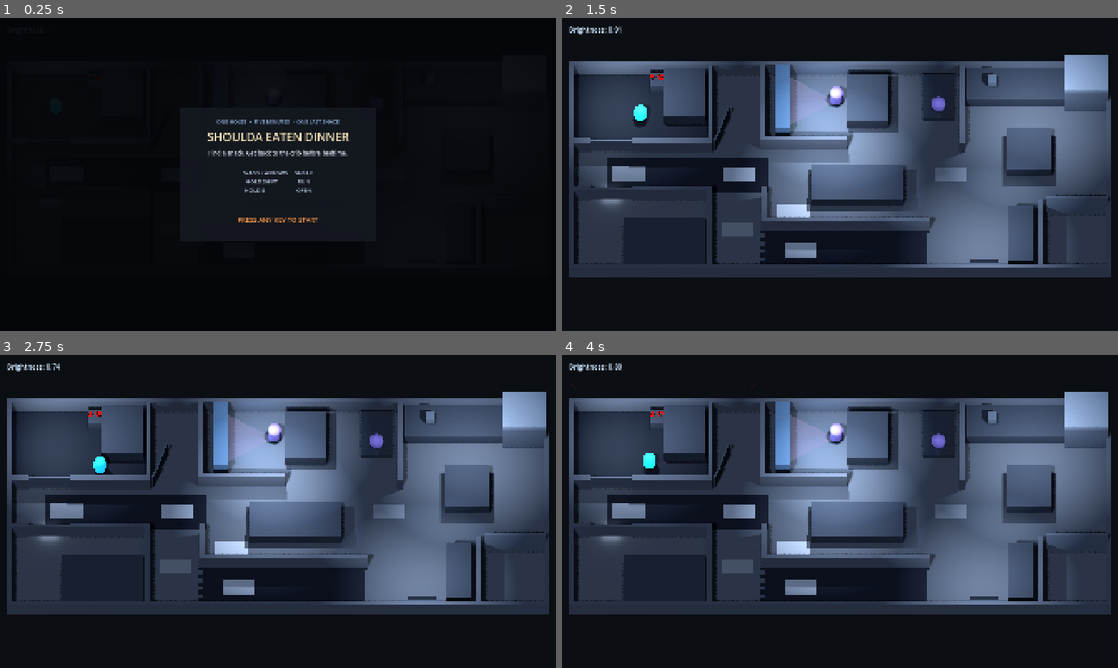
Above: before the commit, frames 1-4 (two rows, left to right).
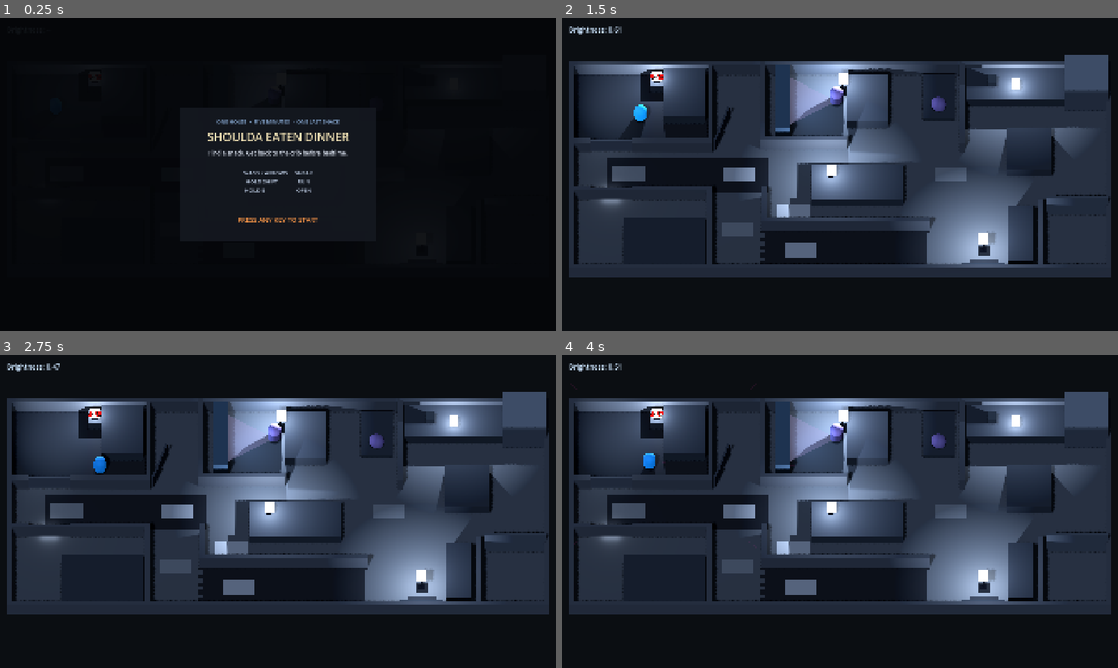
Above: after the commit, the same moments.

Repository: mrglass86/gmtk-gamejam-2026
Game: Godot game, scene res://scenes/Main.tscn
Two runs of this game, one before a commit and one after it. Both use one fixed random seed, a clock stepped at 60 frames per second and the inputs below.
Inputs (mouse positions are in pixels of both pictures, inside the frame that each line leads up to):
- Up to frame 1 (0.25 s): no input
- Up to frame 2 (1.5 s): tap Enter at 0.5 s; move the mouse to (962, 158) at 0.52 s; hold D (move_right) 0.53-1.28 s; hold E (interact) 0.53-1.28 s; click (962, 158) at 0.67 s; tap Space at 0.77 s; move the mouse to (728, 190) at 1.27 s; hold S (move_back) from 1.28 s (still down); tap Shift (run) at 1.35 s
- Up to frame 3 (2.75 s): tap Space at 1.52 s; move the mouse to (333, 442) at 2.02 s; release S (move_back) at 2.03 s; hold D (move_right) from 2.03 s (still down); hold E (interact) from 2.03 s (still down)
- Up to frame 4 (4 s): move the mouse to (812, 574) at 2.77 s; release D (move_right) at 2.78 s; release E (interact) at 2.78 s; hold W (move_forward) 2.78-3.53 s; tap Shift (run) at 2.85 s; click (812, 574) at 2.92 s; tap Space at 3.02, 3.77 s; move the mouse to (1006, 558) at 3.52 s; hold A (move_left) from 3.53 s (still down); hold E (interact) from 3.53 s (still down)

The runs differ from the first frame. In frame 2, 23% of the frame differs, in the area x 1-99%, y 2-80%; in frame 3, 23%; in frame 4, 23%.

Commit message:
Add practical light fixtures

Diff:
--- a/game/scenes/Main.tscn
+++ b/game/scenes/Main.tscn
@@ -23,7 +23,7 @@
 background_color = Color(0.045, 0.055, 0.07, 1)
 ambient_light_source = 3
 ambient_light_color = Color(0.38, 0.42, 0.5, 1)
-ambient_light_energy = 0.12
+ambient_light_energy = 0.08
 tonemap_mode = 2
 
 [sub_resource type="NavigationMesh" id="NavigationMesh_static"]
--- a/game/scripts/LevelBuilder.gd
+++ b/game/scripts/LevelBuilder.gd
@@ -12,7 +12,15 @@
 @export var failsafe_floor_size: Vector2 = Vector2(30.0, 12.8)
 @export var prop_height: float = 0.8
 @export var lamp_energy: float = 2.0
-@export var lamp_range: float = 7.0
+@export_range(5.5, 6.0) var lamp_range: float = 5.8
+
+@export_group("Practical Light Fixtures")
+@export var fixture_stand_color: Color = Color("#3c4654")
+@export var fixture_glow_color: Color = Color("#dce9ff")
+@export var fixture_emission_energy: float = 1.35
+@export var fixture_base_size: Vector3 = Vector3(0.34, 0.08, 0.34)
+@export var fixture_pole_width: float = 0.07
+@export var fixture_shade_size: Vector3 = Vector3(0.54, 0.28, 0.54)
 
 @export_group("Ambient Masking")
 @export var tv_mask_radius: float = 3.2
@@ -101,11 +109,41 @@
 
 
 func _build_lights() -> void:
-	_add_omni("KidLampVisual", "bedroom", Vector3(-11.1, 4.0, -3.9), 0.85)
-	_add_omni("LivingLampVisual", "living", Vector3(0.0, 4.0, -4.2), 0.9)
-	_add_omni("KitchenLampVisual", "kitchen", Vector3(10.5, 4.0, -3.0), 1.0)
-	_add_omni("MidLampVisual", "hall", Vector3(-0.5, 4.0, 0.5), 0.9)
-	_add_omni("AlcoveLampVisual", "hall", Vector3(8.0, 4.0, 4.8), 0.85)
+	_add_omni(
+		"KidLampVisual",
+		"bedroom",
+		Vector3(-10.2, 1.12, -5.6),
+		0.85,
+		0.72
+	)
+	_add_omni(
+		"LivingLampVisual",
+		"living",
+		Vector3(0.15, 1.48, -5.25),
+		0.9,
+		0.0
+	)
+	_add_omni(
+		"KitchenLampVisual",
+		"kitchen",
+		Vector3(9.8, 1.28, -5.05),
+		1.0,
+		0.92
+	)
+	_add_omni(
+		"MidLampVisual",
+		"hall",
+		Vector3(-0.5, 1.42, 0.5),
+		0.9,
+		0.0
+	)
+	_add_omni(
+		"AlcoveLampVisual",
+		"hall",
+		Vector3(8.0, 1.42, 4.8),
+		0.85,
+		0.0
+	)
 	_add_area_glow("TVGlow", Vector3(-2.75, 1.25, -4.1), Vector3(0.0, -90.0, 0.0), Color("#7ea5d8"))
 	_add_area_glow("WindowGlow", Vector3(-14.75, 2.4, -4.0), Vector3(0.0, -90.0, 0.0), Color("#c7d5e7"))
 	_add_area_glow("DoorStripGlow", Vector3(-12.75, 0.2, 1.3), Vector3(-90.0, 0.0, 0.0), Color("#d5dce8"))
@@ -227,16 +265,95 @@
 	add_child(hinge)
 
 
-func _add_omni(node_name: String, zone: String, position_value: Vector3, energy_scale: float) -> void:
+func _add_omni(
+	node_name: String,
+	zone: String,
+	position_value: Vector3,
+	energy_scale: float,
+	fixture_base_height: float
+) -> void:
+	var fixture: Node3D = Node3D.new()
+	fixture.name = node_name
+	fixture.position = Vector3(position_value.x, 0.0, position_value.z)
+	_add_fixture_visual(fixture, position_value.y, fixture_base_height)
+
 	var light: OmniLight3D = OmniLight3D.new()
-	light.name = node_name
-	light.position = position_value
+	light.name = "Light"
+	light.position = Vector3(0.0, position_value.y, 0.0)
 	light.light_color = Color("#d6e1f2")
 	light.light_energy = lamp_energy * energy_scale
 	light.omni_range = lamp_range
 	light.shadow_enabled = true
-	add_child(light)
-	LightSystem.register_light(node_name, zone, Vector3(position_value.x, 0.0, position_value.z), lamp_range)
+	fixture.add_child(light)
+	add_child(fixture)
+	LightSystem.register_light(
+		node_name,
+		zone,
+		Vector3(position_value.x, 0.0, position_value.z),
+		lamp_range
+	)
+
+
+func _add_fixture_visual(
+	fixture: Node3D,
+	source_height: float,
+	base_height: float
+) -> void:
+	var base_center_y: float = base_height + fixture_base_size.y * 0.5
+	_add_fixture_part(
+		fixture,
+		"Base",
+		Vector3(0.0, base_center_y, 0.0),
+		fixture_base_size,
+		fixture_stand_color,
+		false
+	)
+	var pole_bottom: float = base_height + fixture_base_size.y
+	var pole_height: float = maxf(
+		source_height - fixture_shade_size.y * 0.5 - pole_bottom,
+		0.08
+	)
+	_add_fixture_part(
+		fixture,
+		"Pole",
+		Vector3(0.0, pole_bottom + pole_height * 0.5, 0.0),
+		Vector3(fixture_pole_width, pole_height, fixture_pole_width),
+		fixture_stand_color,
+		false
+	)
+	_add_fixture_part(
+		fixture,
+		"Shade",
+		Vector3(0.0, source_height, 0.0),
+		fixture_shade_size,
+		fixture_glow_color,
+		true
+	)
+
+
+func _add_fixture_part(
+	parent: Node3D,
+	part_name: String,
+	local_position: Vector3,
+	dimensions: Vector3,
+	color: Color,
+	emissive: bool
+) -> void:
+	var mesh_instance: MeshInstance3D = MeshInstance3D.new()
+	mesh_instance.name = part_name
+	mesh_instance.position = local_position
+	var mesh: BoxMesh = BoxMesh.new()
+	mesh.size = dimensions
+	var material: StandardMaterial3D = StandardMaterial3D.new()
+	material.albedo_color = color
+	material.roughness = 0.75
+	if emissive:
+		material.emission_enabled = true
+		material.emission = fixture_glow_color
+		material.emission_energy_multiplier = fixture_emission_energy
+	mesh_instance.mesh = mesh
+	mesh_instance.material_override = material
+	parent.add_child(mesh_instance)
 
 
 func _add_area_glow(node_name: String, position_value: Vector3, rotation_degrees_value: Vector3, color: Color) -> void:
--- a/game/scripts/Main.gd
+++ b/game/scripts/Main.gd
@@ -61,6 +61,9 @@
 	if OS.get_cmdline_user_args().has("--verify-a8"):
 		_verify_a8_tuning()
 		return
+	if OS.get_cmdline_user_args().has("--verify-a9"):
+		_verify_a9_practical_lighting()
+		return
 	if OS.get_cmdline_user_args().has("--verify-audio"):
 		_verify_audio_pass()
 		return
@@ -82,7 +85,7 @@
 
 
 func _verify_light_system() -> void:
-	var bedroom_anchor: Vector3 = Vector3(-11.1, 0.0, -3.9)
+	var bedroom_anchor: Vector3 = Vector3(-10.2, 0.0, -5.6)
 	assert(is_equal_approx(LightSystem.get_brightness_at(bedroom_anchor), 1.0))
 	assert(is_zero_approx(LightSystem.get_brightness_at(Vector3(-30.0, 0.0, 0.0))))
 
@@ -750,6 +753,86 @@
 	get_tree().quit()
 
 
+func _verify_a9_practical_lighting() -> void:
+	var environment: Environment = ($WorldEnvironment as WorldEnvironment).environment
+	assert(is_equal_approx(environment.ambient_light_energy, 0.08))
+
+	var level: Node3D = $Level as Node3D
+	var configured_range: float = float(level.get("lamp_range"))
+	assert(configured_range >= 5.5 and configured_range <= 6.0)
+	var fixture_names: PackedStringArray = [
+		"KidLampVisual",
+		"LivingLampVisual",
+		"KitchenLampVisual",
+		"MidLampVisual",
+		"AlcoveLampVisual",
+	]
+	for fixture_name: String in fixture_names:
+		var fixture: Node3D = level.get_node(fixture_name) as Node3D
+		var fixture_light: OmniLight3D = fixture.get_node("Light") as OmniLight3D
+		assert(is_equal_approx(fixture_light.omni_range, configured_range))
+		var fixture_parts: Array[Node] = fixture.find_children(
+			"*",
+			"MeshInstance3D",
+			true,
+			false
+		)
+		assert(fixture_parts.size() == 3)
+		var shade: MeshInstance3D = fixture.get_node("Shade") as MeshInstance3D
+		var shade_material: StandardMaterial3D = (
+			shade.material_override as StandardMaterial3D
+		)
+		assert(shade_material.emission_enabled)
+		assert(shade_material.emission.b >= shade_material.emission.r)
+		assert(
+			is_equal_approx(
+				LightSystem.get_brightness_at(
+					Vector3(fixture.global_position.x, 0.0, fixture.global_position.z)
+				),
+				1.0
+			)
+		)
+
+	var phase_director: PhaseDirector = $PhaseDirector as PhaseDirector
+	phase_director.apply_phase(0)
+	var player: DinnerPlayer = $Player as DinnerPlayer
+	var capsule_material: StandardMaterial3D = player.get(
+		"_capsule_material"
+	) as StandardMaterial3D
+	player.global_position = Vector3(-10.2, 0.6, -5.6)
+	player.call("_update_capsule_readout")
+	var lit_brightness: float = LightSystem.get_brightness_at(
+		player.global_position
+	)
+	assert(lit_brightness > 0.85)
+	var lit_capsule_energy: float = capsule_material.emission_energy_multiplier
+	var brightness_readout: CanvasLayer = $BrightnessReadout as CanvasLayer
+	brightness_readout.call("_process", 0.11)
+	assert(
+		($BrightnessReadout/Label as Label).text
+		== "Brightness: %.2f" % lit_brightness
+	)
+
+	player.global_position = Vector3(-5.75, 0.6, -3.9)
+	player.call("_update_capsule_readout")
+	var pocket_brightness: float = LightSystem.get_brightness_at(
+		player.global_position
+	)
+	assert(pocket_brightness > 0.0 and pocket_brightness < 0.5)
+	assert(capsule_material.emission_energy_multiplier < lit_capsule_energy)
+	brightness_readout.call("_process", 0.11)
+	assert(
+		($BrightnessReadout/Label as Label).text
+		== "Brightness: %.2f" % pocket_brightness
+	)
+
+	print(
+		"A9 verification passed: five cool emissive practicals, 5.8 m pools, "
+		+ "0.08 ambient contrast, and live capsule/HUD brightness tracking."
+	)
+	get_tree().quit()
+
+
 func _assert_snack_clear_of_panel(
 	snack_visual: MeshInstance3D,
 	panel: MeshInstance3D
